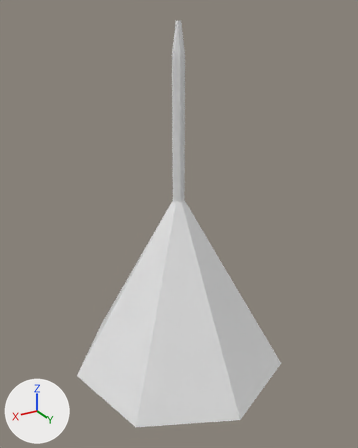
The FBX model Assets/Meshes/lamb.fbx, before and after one commit.
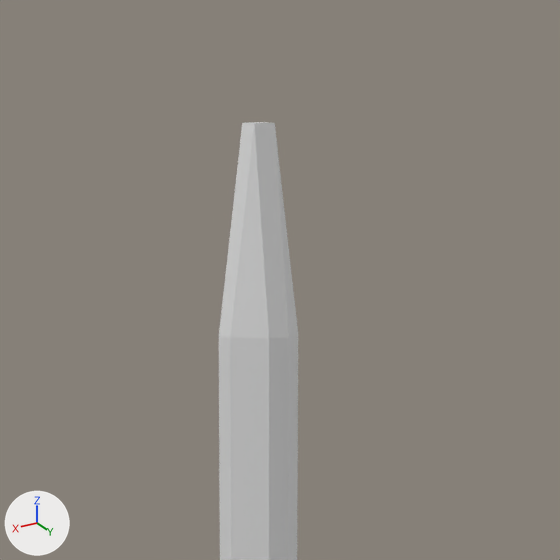
Each version is shown whole from a 50 mm camera at (5.75, 9.6, 6.71) aimed at (0.11, 0.2, 2.0), then close up on the part from 38% to 64% of the width and 0% to 21% of the height. The lights are fixed; the arrows at lower left show +X, +Y and +Z. Where no turn or scale is listed for an object, it has been applied to the vertices.

Script lines for the objects in view, before the commit:
```python
me_cone = bpy.data.meshes.new('Cone')
me_cone.from_pydata(...)  # 46 vertices, 48 faces; spans x -2.72..2.72, y -2.51..2.79, z -2.02..6.52
ob_cone = bpy.data.objects.new('Cone', me_cone)
ob_cone.location = (0.0, 0.0, 0.0)
```
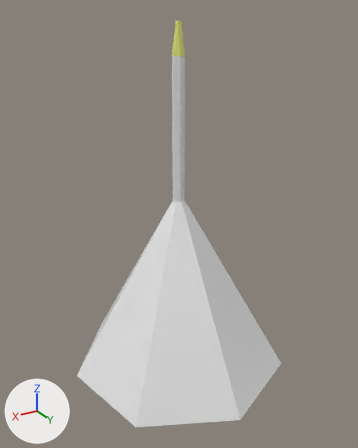
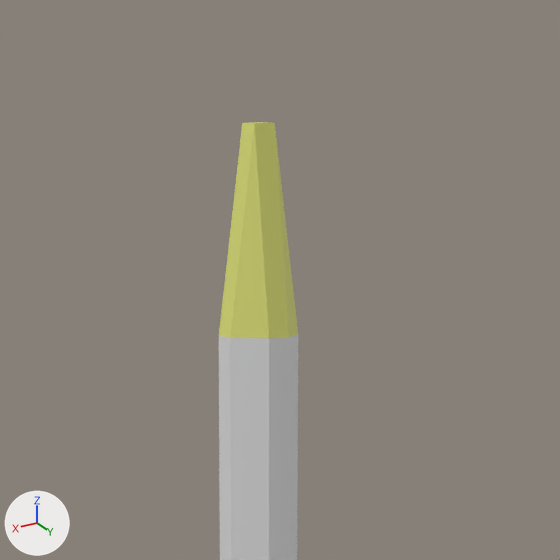
The change in detail:
Material 'yellow' (mat_yellow) is new.
Its base color is (0.8, 0.8, 0.8) (white #e7e7e7).
Its roughness is 0.4.
Material 'Material.001' (mat_material_001) is new.
Its base color is (0.782, 0.8, 0.195) (yellow #e5e77a).
me_cone has 46 vertices, 48 faces and spans x -2.72..2.72, y -2.51..2.79, z -2.02..6.52.
me_cone is used by ob_cone; location (0.0, 0.0, 0.0).
me_cone part 1: all 9 faces centred in x -0.09..0.09, y -0.09..0.09, z 6.05..6.52 switch from no material to mat_material_001 (yellow #e5e77a).
me_cone now uses material mat_yellow (white #e7e7e7).

Location of each change, [x1, y1, x2, y2] in pixels of the close-ups (560 x 560 px):
part 1 of me_cone, recoloured (white to yellow)
    both: [219, 122, 298, 338]
